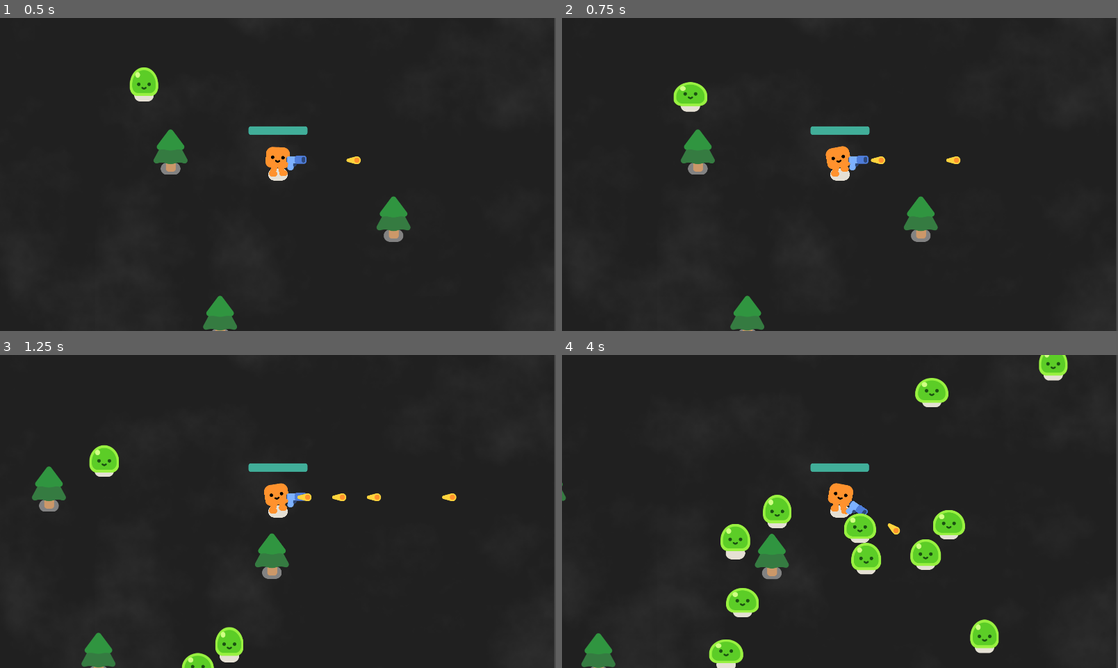
Above: before the commit, frames 1-4 (two rows, left to right).
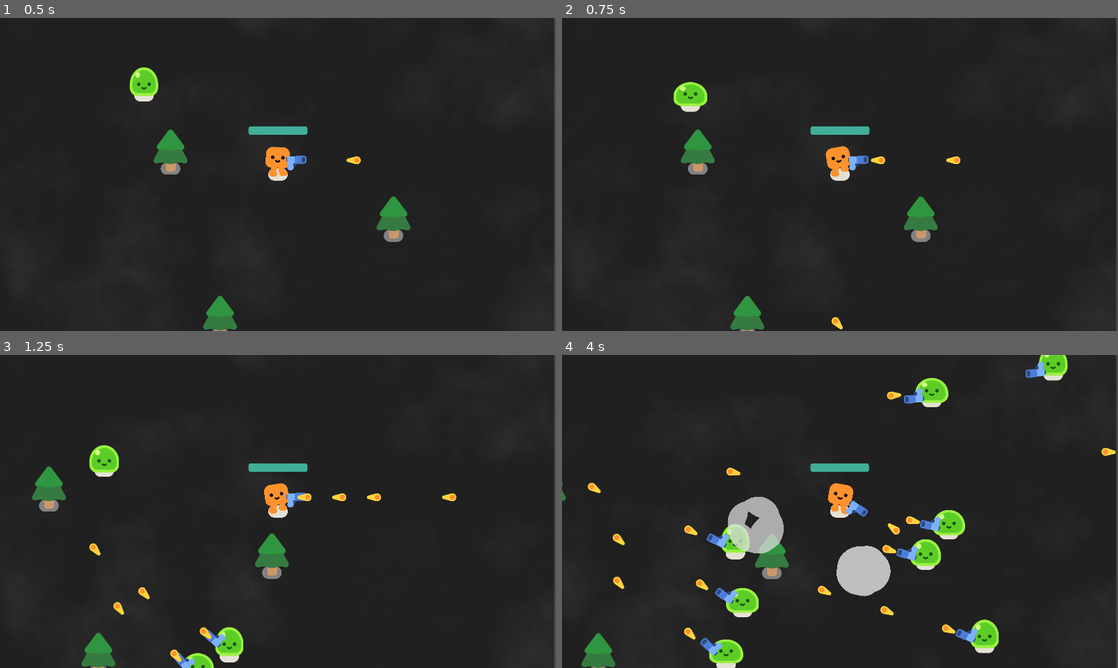
Above: after the commit, the same moments.

Repository: SK1PPR/byog24
Game: Godot game, scene res://survivor_game.tscn
The game is run twice, just before and just after one commit, with the same random seed, the same clock (stepped at 60 frames per second) and the same inputs.
Inputs:
- Up to frame 1 (0.5 s): no input
- Up to frame 2 (0.75 s): hold D (move_right) from 0.53 s (still down)
- Up to frame 3 (1.25 s): keep holding D (move_right)
- Up to frame 4 (4 s): release D (move_right) at 1.28 s; hold S (move_down) 1.28-2.03 s; hold D (move_right) 2.03-2.78 s; hold W (move_up) 2.78-3.53 s; hold A (move_left) from 3.53 s (still down)

Frame 1 is identical in both runs. In frame 2, less than 0.1% of the frame differs, in the area x 48-51%, y 95-100%; in frame 3, 0.4%; in frame 4, 5.0%, in the area x 4-100%, y 2-96%.

Commit message:
3 mob patterns made

Diff:
--- /dev/null
+++ b/gun1.gd
@@ -0,0 +1,18 @@
+extends Area2D
+
+@onready var player = get_node("/root/Game/Player")
+
+func _physics_process(_delta):
+	var direction = global_position.direction_to(player.global_position)
+	look_at(direction*(-1))
+
+func shoot():
+	const BULLET = preload("res://bullet.tscn")
+	var new_bullet = BULLET.instantiate()
+	new_bullet.global_position = %ShootingPoint.global_position
+	new_bullet.global_rotation = %ShootingPoint.global_rotation
+	%ShootingPoint.add_child(new_bullet)
+
+
+func _on_timer_timeout():
+	shoot()
--- a/mob3.gd
+++ b/mob3.gd
@@ -4,33 +4,23 @@
 
 @onready var player = get_node("/root/Game/Player")
 
-var rng = RandomNumberGenerator.new()
+var time_elapsed = 0.0
 
 func _ready():
 	$Slime.play_walk()
 
-func type0movement(direction):
-	return direction* 300.0
+func type0movement(direction, delta):
+	var zigzag_amplitude = 200.0
+	var zigzag_frequency = 20.0
+	var zigzag_offset = sin(time_elapsed * zigzag_frequency) * zigzag_amplitude
 
-func type1movement(direction):
-	direction[1] = direction[1]*5000.0
-	direction[0] = direction[0]*10000.0
-	return direction
+	direction.x += zigzag_offset * delta
+	return direction * 600.0
 
-func type2movement(direction):
-	direction[1] = direction[1]*10000.0
-	direction[0] = direction[0]*5000.0
-	return direction
-
-func _physics_process(_delta):
+func _physics_process(delta):
+	time_elapsed += delta
 	var direction = global_position.direction_to(player.global_position)
-	var enemy_type = rng.randi_range(0, 50)
-	if enemy_type == 1:
-		velocity = type1movement(direction)
-	elif enemy_type == 2:
-		velocity = type2movement(direction)
-	else:
-		velocity = type0movement(direction)
+	velocity = type0movement(direction, delta)
 	move_and_slide()
 
 func take_damage():
--- /dev/null
+++ b/mob4.gd
@@ -0,0 +1,27 @@
+extends CharacterBody2D
+
+var health = 3
+
+@onready var player = get_node("/root/Game/Player")
+
+func _ready():
+	$Slime.play_walk()
+
+func type0movement(direction):
+	return direction * 300.0
+
+func _physics_process(delta):
+	var direction = global_position.direction_to(player.global_position)
+	velocity = type0movement(direction)
+	move_and_slide()
+
+func take_damage():
+	health -= 1
+	$Slime.play_hurt()
+	if health == 0:
+		queue_free()
+
+		const SMOKE = preload("res://smoke_explosion/smoke_explosion.tscn")
+		var smoke = SMOKE.instantiate()
+		get_parent().add_child(smoke)
+		smoke.global_position = global_position
--- /dev/null
+++ b/mob4.tscn
@@ -0,0 +1,23 @@
+[gd_scene load_steps=6 format=3 uid="uid://cyrrnfgre5yut"]
+
+[ext_resource type="Script" path="res://mob4.gd" id="1_baecc"]
+[ext_resource type="PackedScene" uid="uid://ogik4s70pgwl" path="res://characters/slime/slime.tscn" id="2_crc51"]
+[ext_resource type="PackedScene" uid="uid://c3t4pyh0qgwhc" path="res://gun.tscn" id="3_iokqt"]
+[ext_resource type="Script" path="res://gun1.gd" id="4_m3n6y"]
+
+[sub_resource type="CircleShape2D" id="CircleShape2D_7vsyw"]
+radius = 46.0435
+
+[node name="Mob" type="CharacterBody2D"]
+collision_layer = 2
+script = ExtResource("1_baecc")
+
+[node name="Slime" parent="." instance=ExtResource("2_crc51")]
+
+[node name="CollisionShape2D" type="CollisionShape2D" parent="."]
+position = Vector2(0, -29)
+shape = SubResource("CircleShape2D_7vsyw")
+
+[node name="Gun" parent="." instance=ExtResource("3_iokqt")]
+position = Vector2(1, -30)
+script = ExtResource("4_m3n6y")
--- a/survivor_game.gd
+++ b/survivor_game.gd
@@ -6,11 +6,13 @@
 	var enemy_type = rng.randi_range(0, 10)
 	var new_mob
 	if enemy_type == 0:
-		new_mob = preload("res://mob1.tscn").instantiate()
+		new_mob = preload("res://mob4.tscn").instantiate()
 	elif enemy_type == 1:
-		new_mob = preload("res://mob2.tscn").instantiate()
+		new_mob = preload("res://mob4.tscn").instantiate()
+	elif enemy_type == 2:
+		new_mob = preload("res://mob4.tscn").instantiate()
 	else:
-		new_mob = preload("res://mob2.tscn").instantiate()
+		new_mob = preload("res://mob4.tscn").instantiate()
 	%PathFollow2D.progress_ratio = randf()
 	new_mob.global_position = %PathFollow2D.global_position
 	add_child(new_mob)
